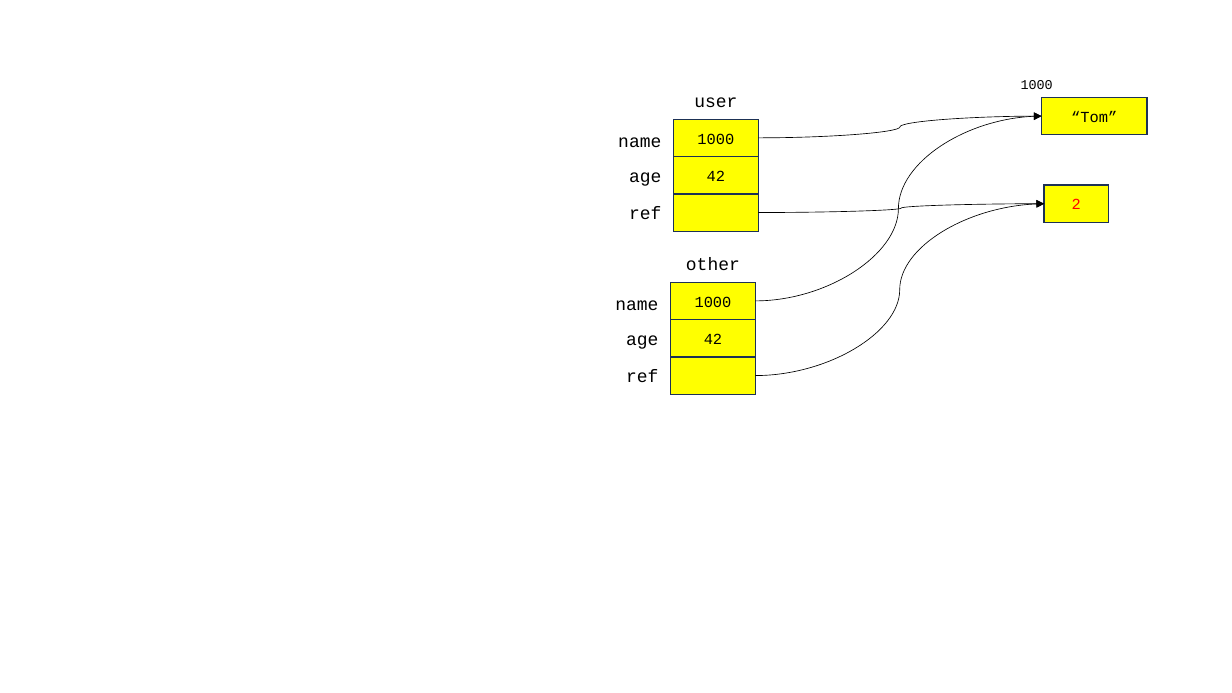
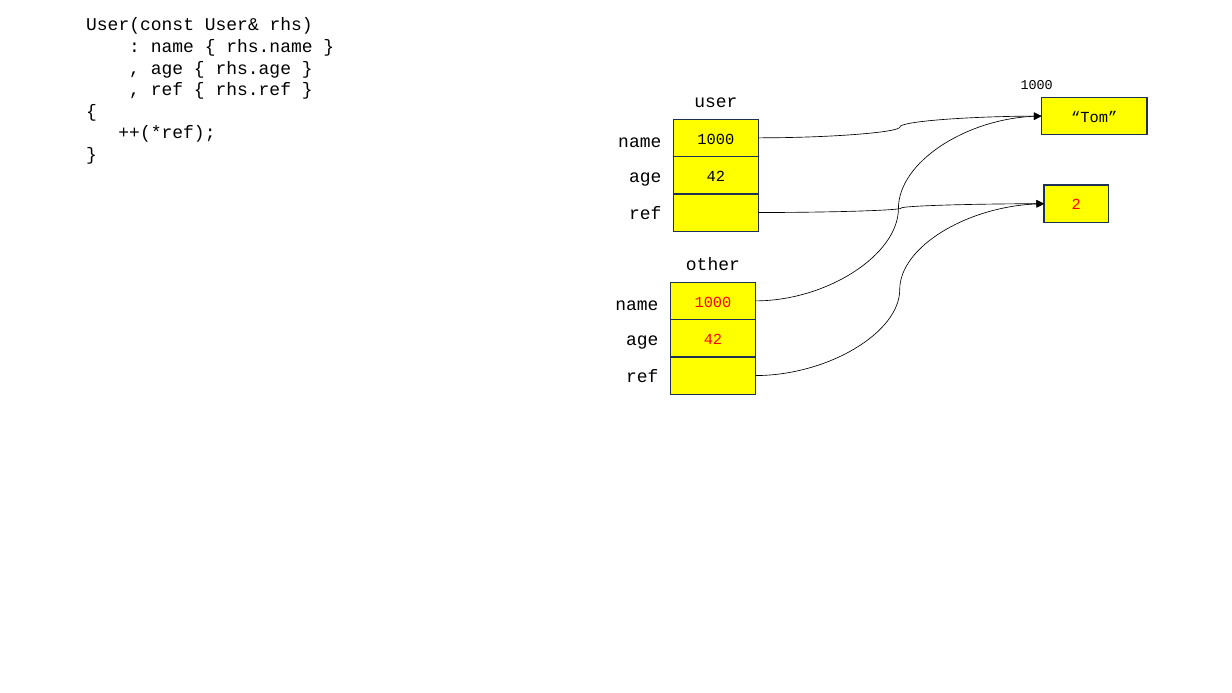
Before and after one commit to 72nkyung/hyundai_230807, a slide deck: slide 25 of hyundai_230807.pptx. Drawn at 1232x693 pixels with LibreOffice and Linux fonts; fonts in the diff are those of the drawing. Boxes give left, top, right and bottom in pixels: in the first picture for what was removed or moved away, otherwise in the second. Text is boxed around its words. In the diff, an @@ line names an element or a change of style, - is before the commit and + after.

```diff
--- a/hyundai_230807.pptx
+++ b/hyundai_230807.pptx
@@ text added at bbox=[86, 18, 313, 142], 14 pt, text #000000 @@
+User(const User& rhs)
+: name { rhs.name }
+, age { rhs.age }
+, ref { rhs.ref }
+{
+++(*ref);
+}
@@ rectangle "1000" at bbox=[671, 283, 756, 320]: text colour #000000 to #FF0000 @@
@@ rectangle "42" at bbox=[671, 320, 756, 357]: text colour #000000 to #FF0000 @@
```
Also in this commit, not shown: 4 other slides changed, 5 slides added, 2 other files.
